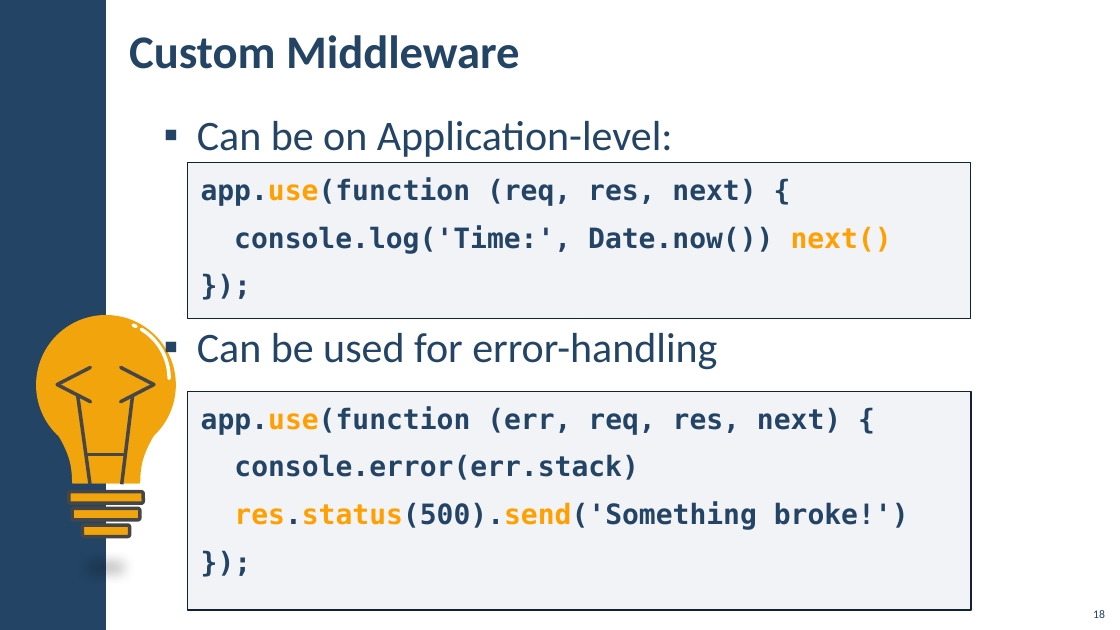
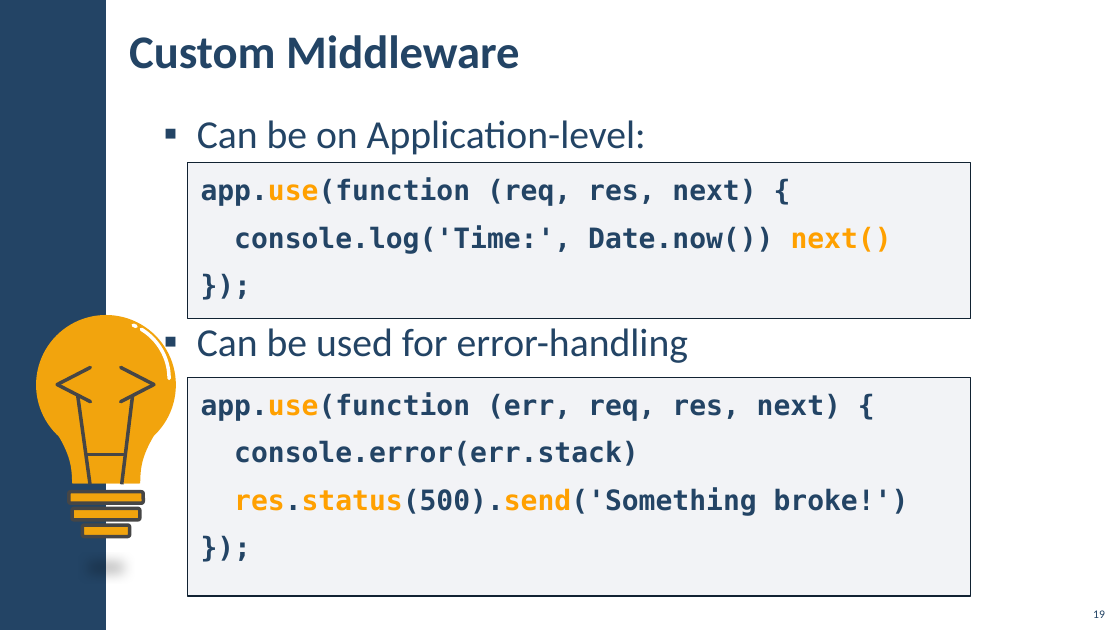
Before and after one commit to ErayErol/Software-University-Courses, a slide deck: slide 19 of 2021.09 - [ JS Back End ]/03 - [ ExpressJS and Templating ]/00 - [ Resources ]/Presentation.pptx (slide 18 before the commit). Drawn at 1120x630 pixels with LibreOffice and Linux fonts; fonts in the diff are those of the drawing; background and template pictures are left out. Boxes give left, top, right and bottom in pixels: in the first picture for what was removed or moved away, otherwise in the second. Text is boxed around its words. In the diff, an @@ line names an element or a change of style, - is before the commit and + after.

```diff
--- a/2021.09 - [ JS Back End ]/03 - [ ExpressJS and Templating ]/00 - [ Resources ]/Presentation.pptx
+++ b/2021.09 - [ JS Back End ]/03 - [ ExpressJS and Templating ]/00 - [ Resources ]/Presentation.pptx
@@ text "Can be on Application-level:" at <box>197,120,688,363</box>: size 36 to 34 pt @@
@@ rectangle "app.use(function (err, req, res, next) ...": place and size @@
-rectangle "app.use(function (err, req, res, next) ..." at <box>187,392,971,610</box>
+rectangle "app.use(function (err, req, res, next) ..." at <box>187,377,971,596</box>
```
Also in this commit, not shown: 13 other slides changed, 4 slides added, 5 other files.
